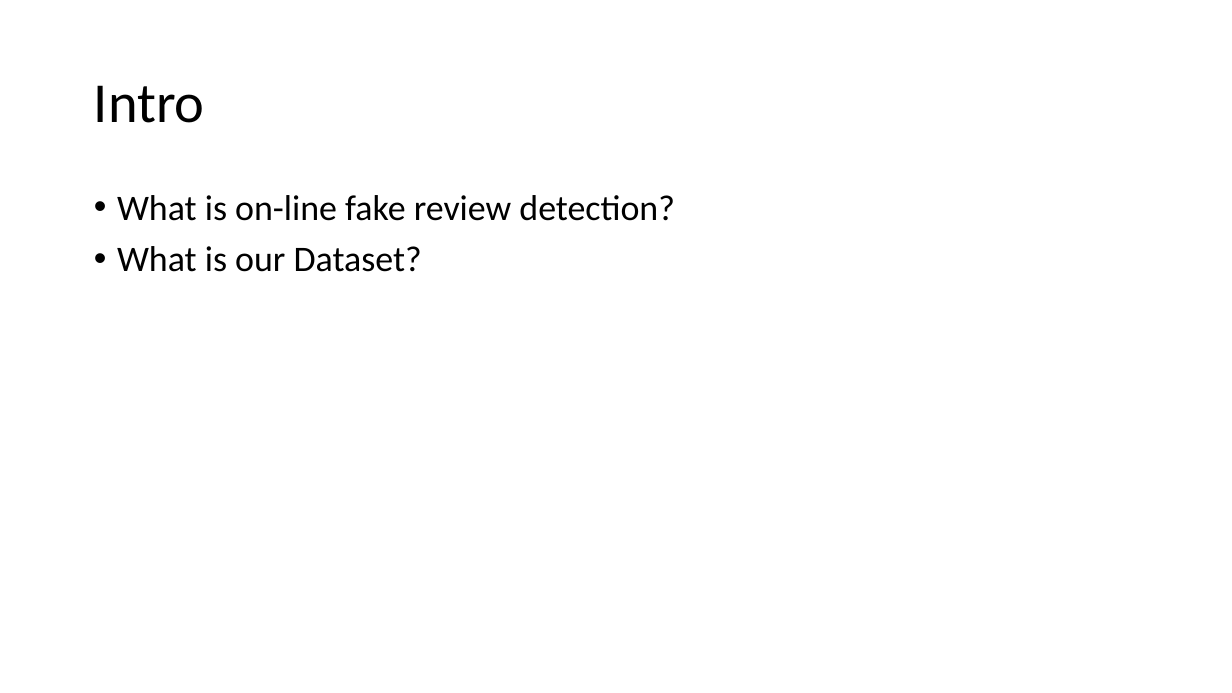
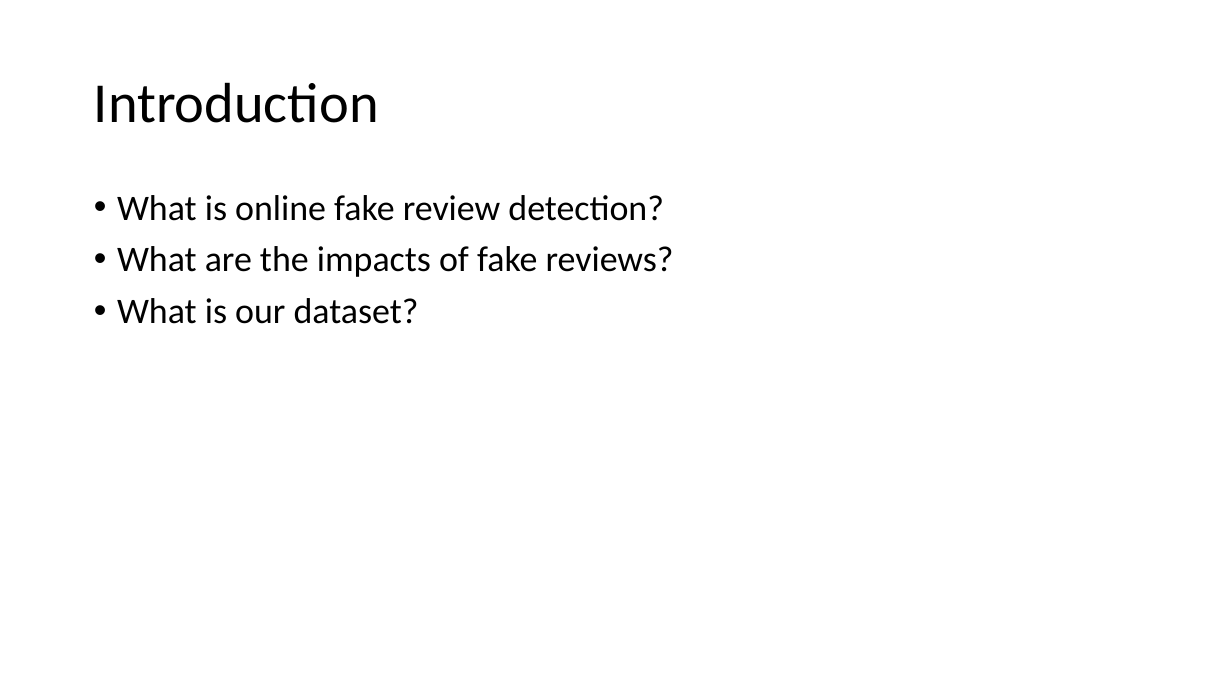
Before and after one commit to yizhang7210/w266-final-project, a slide deck: slide 3 of w266.pptx. Drawn at 1232x693 pixels with LibreOffice and Linux fonts; fonts in the diff are those of the drawing. Boxes give left, top, right and bottom in pixels: in the first picture for what was removed or moved away, otherwise in the second. Text is boxed around its words. In the diff, an @@ line names an element or a change of style, - is before the commit and + after.

```diff
--- a/w266.pptx
+++ b/w266.pptx
@@ title at box(94, 82, 379, 123): text changed @@
-Intro
+Introduction
@@ text at box(117, 195, 674, 324): text changed @@
-• What is on-line fake review detection?
-• What is our Dataset?
+• What is online fake review detection?
+• What are the impacts of fake reviews?
+• What is our dataset?
```
Also in this commit, not shown: 7 other slides changed, 3 slides added, 4 other files.
